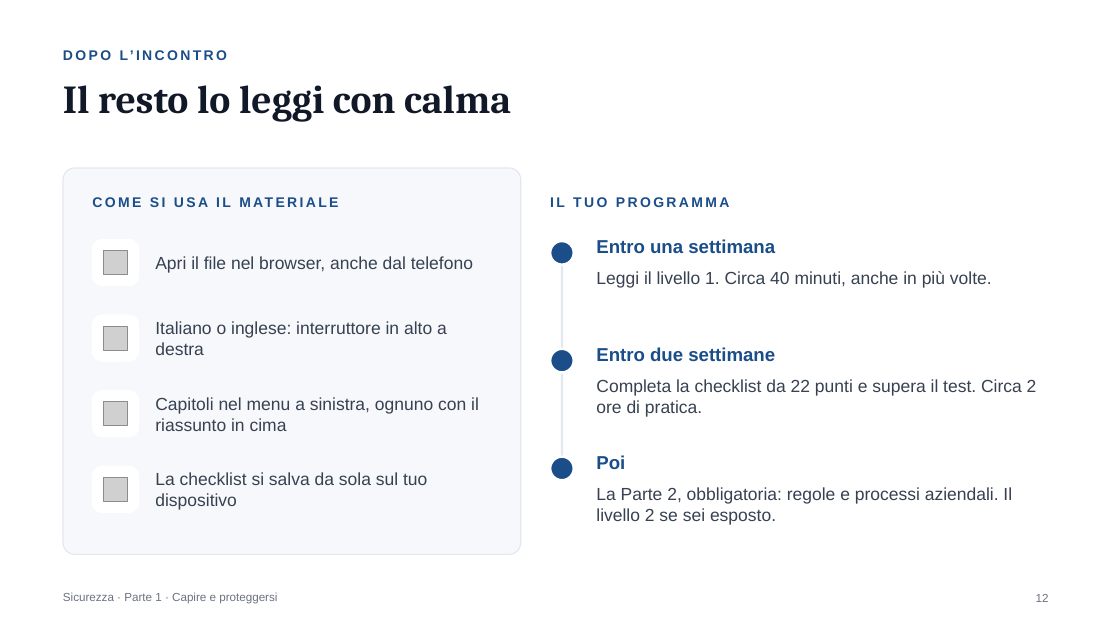
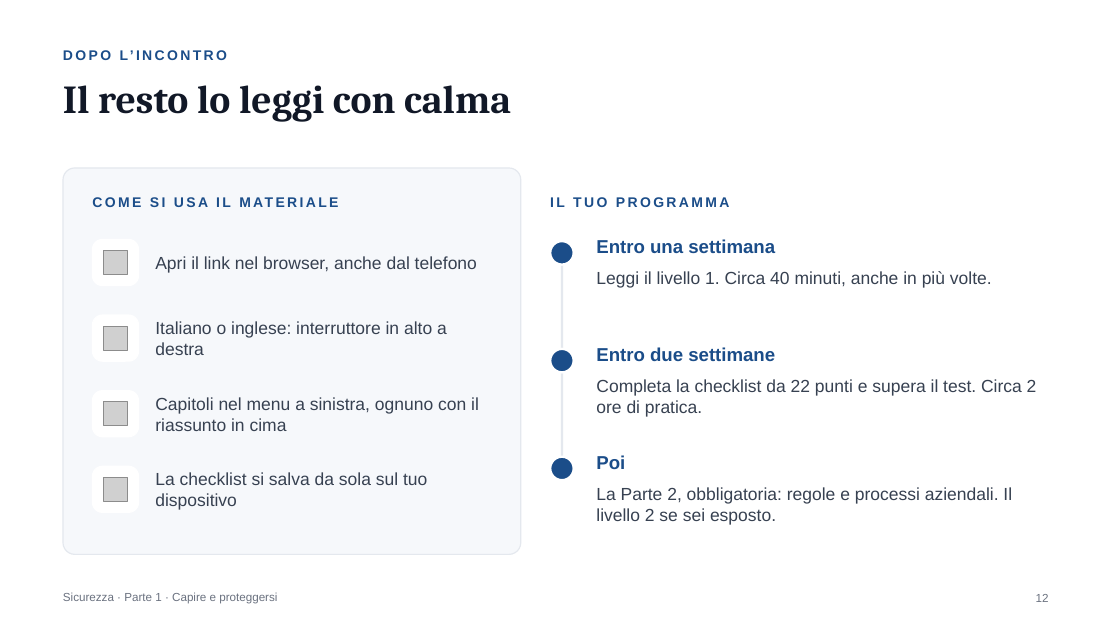
Before and after one commit to Mr-Hodler/IT-Security-AI-CrossCompany, a slide deck: slide 12 of Sicurezza Parte 1, Presentazione.pptx. Drawn at 1120x630 pixels with LibreOffice and Linux fonts; fonts in the diff are those of the drawing; grey boxes stand for pictures. Boxes give left, top, right and bottom in pixels: in the first picture for what was removed or moved away, otherwise in the second. Text is boxed around its words. In the diff, an @@ line names an element or a change of style, - is before the commit and + after.

```diff
--- a/Sicurezza Parte 1, Presentazione.pptx
+++ b/Sicurezza Parte 1, Presentazione.pptx
@@ text at box(155, 256, 477, 273): text changed @@
-Apri il file nel browser, anche dal telefono
+Apri il link nel browser, anche dal telefono
```
Also in this commit, not shown: 6 other files.
